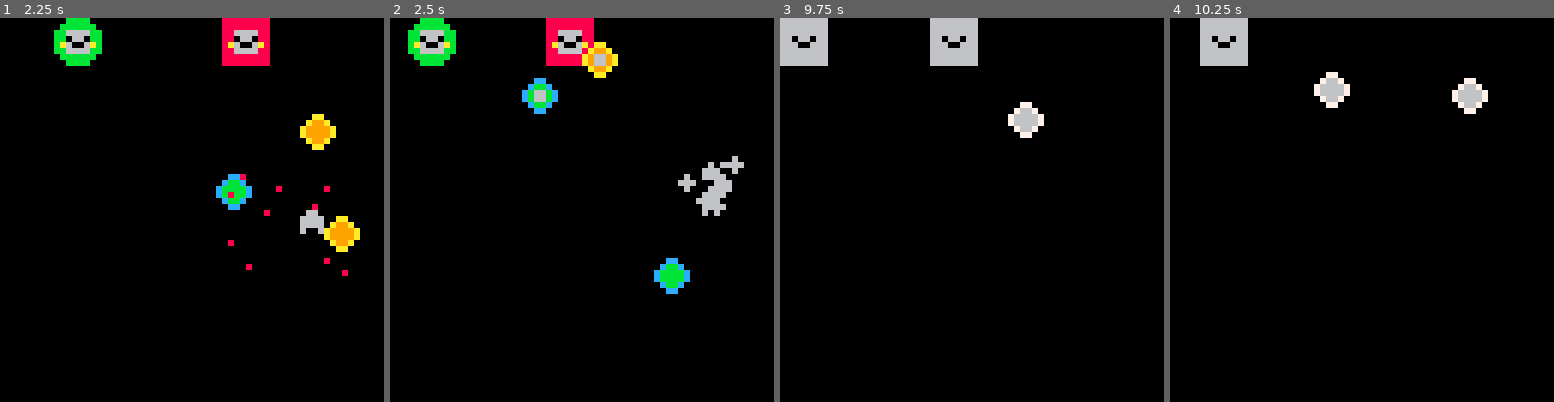
Above: before the commit, frames 1-4 (left to right).
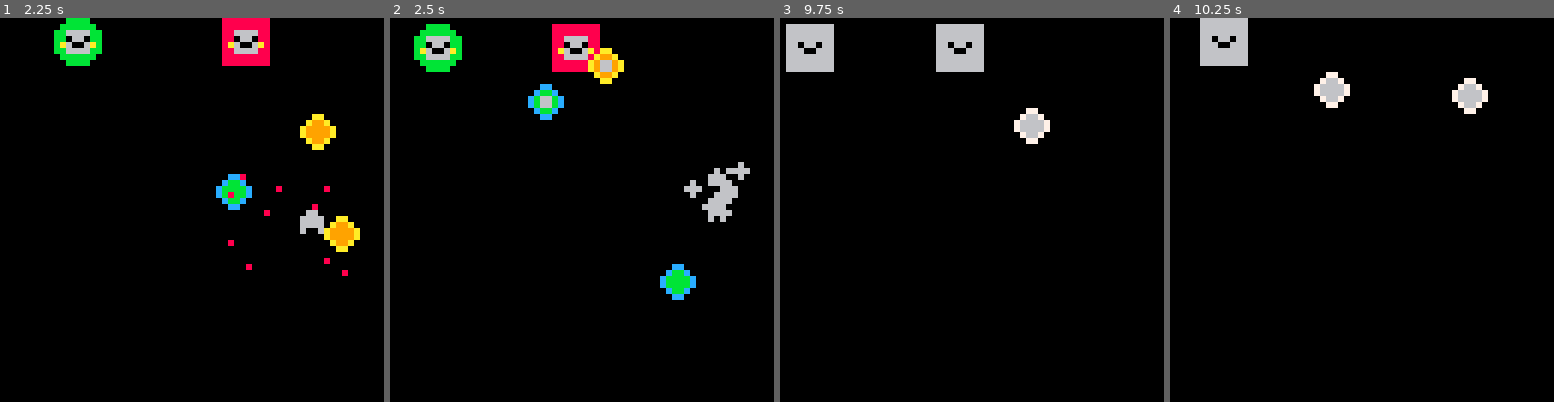
Above: after the commit, the same moments.

Repository: matheusmortatti/LOWREZJAM2020
Game: PICO-8 cartridge template.p8
The game is run twice, just before and just after one commit, with the same random seed, the same clock (stepped at 60 frames per second) and the same inputs.
Inputs:
- Up to frame 1 (2.25 s): tap X (X key) at 0.33, 1.07, 1.85 s; tap O (Z key) at 0.7, 1.7, 2.1 s; hold Right 1.6-2.1 s; hold Up from 2.15 s (still down)
- Up to frame 2 (2.5 s): release Up at 2.42 s; hold Right from 2.47 s (still down)
- Up to frame 3 (9.75 s): tap O (Z key) every 0.4 s from 2.5 to 9.7 s; tap X (X key) every 1.12 s from 2.97 to 9.67 s; release Right at 3.03 s; hold Left 3.08-3.58 s; hold Down 3.63-3.97 s; hold Right 4.02-4.68 s; hold Up 4.73-5.03 s; hold Left 5.08-5.68 s; hold Down 5.73-6.03 s; hold Right 6.08-6.58 s; hold Right 6.63-7.13 s; hold Up 7.18-7.45 s; hold Right 7.5-8.07 s; hold Left 8.12-8.62 s; hold Down 8.67-9 s; hold Right 9.05-9.72 s
- Up to frame 4 (10.25 s): hold Up 9.77-10.07 s; tap O (Z key) at 10.1 s; hold Left from 10.12 s (still down)

Frame 1 is identical in both runs. In frame 2, 4.6% of the frame differs, in the area x 4-94%, y 0-74%; in frame 3, 2.2%; in frame 4, nothing differs.

Commit message:
added camera shake to enemy bullet collision

Diff:
--- a/template.p8
+++ b/template.p8
@@ -666,6 +666,23 @@
 
     e_draw_all()
     p_draw_all()
+
+    handle_camera()
+end
+
+-------------------------------
+-- camera functions
+-------------------------------
+
+shake=0
+s_amount=1
+function handle_camera()
+  camera()
+
+  if shake > 0 then
+    shake-=1
+    camera(rnd(s_amount)-s_amount/2, rnd(s_amount)-s_amount/2)
+  end
 end
 
 -------------------------------
@@ -1009,6 +1026,7 @@
 			10,rnd(2)+1,0.05,0.9,
 			{7,7,7,7,7,7,6,6,6,6,6,5,5,9,9,10,10,10,10,10,8,8,8,8})
 	end
+  shake += 5
 end
 
 -------------------------------
